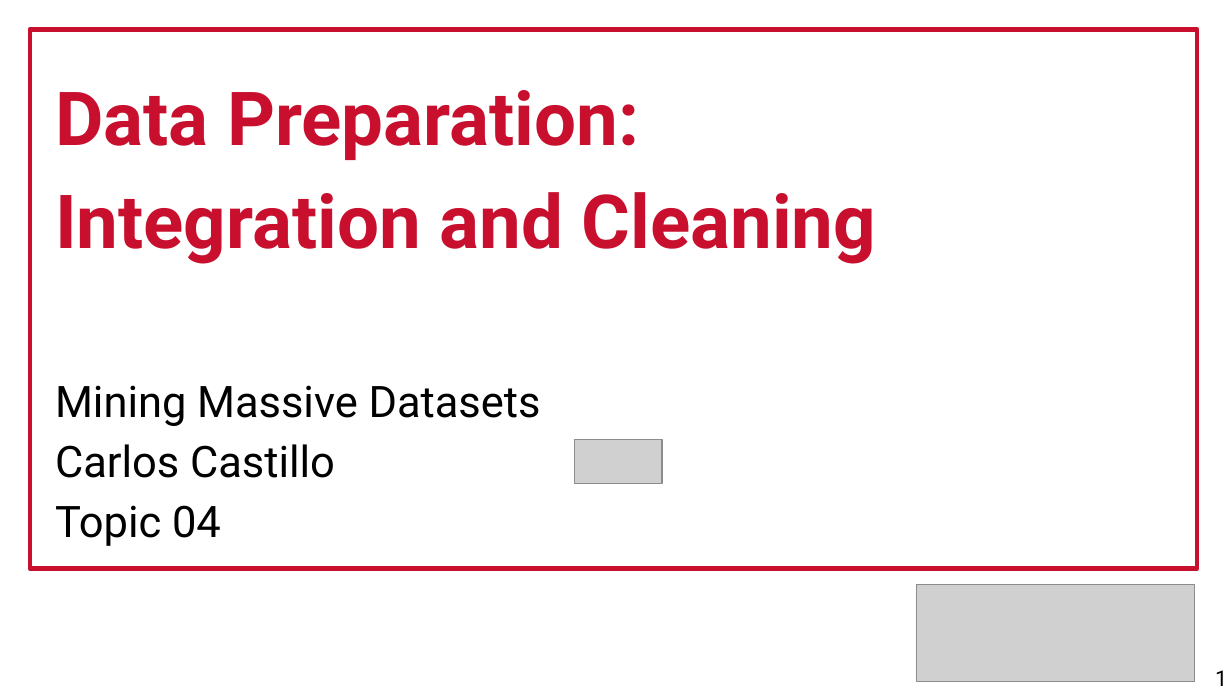
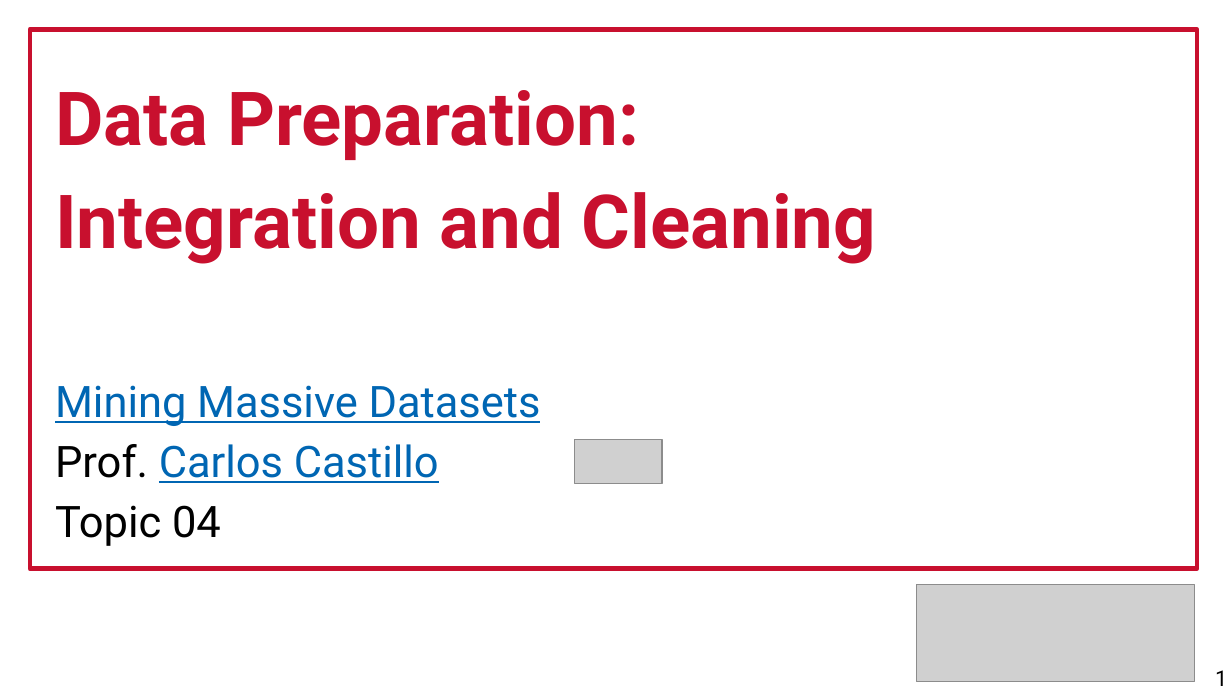
Before and after one commit to marco-calautti/data-mining-course, a slide deck: slide 1 of theory/tt04_integration_cleaning.odp. Drawn at 1232x693 pixels with LibreOffice and Linux fonts; fonts in the diff are those of the drawing; grey boxes stand for pictures. Boxes give left, top, right and bottom in pixels: in the first picture for what was removed or moved away, otherwise in the second. Text is boxed around its words. In the diff, an @@ line names an element or a change of style, - is before the commit and + after.

```diff
--- a/theory/tt04_integration_cleaning.odp
+++ b/theory/tt04_integration_cleaning.odp
@@ text at [55, 385, 541, 426]: text colour #000000 to #0066B3, underline on in "Mining Massive Datasets" @@
@@ text at [55, 444, 439, 483]: text changed; text colour #000000 to #0066B3 @@
-Carlos Castillo
+Prof. Carlos Castillo
```
Also in this commit, not shown: 24 other files.
